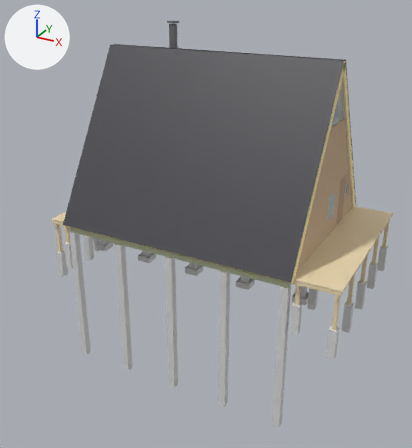
An edit to the glTF model project/a/cabin1/cabin1.glb, drawn before and after from the same camera.
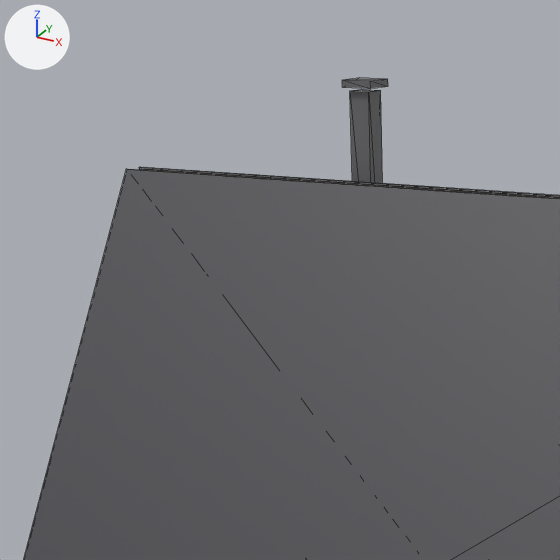
The first picture shows the older version from a 50 mm camera at (11.18, -21.24, 10.89) aimed at (-0.29, -0.38, 0.46). The close-ups show the older and then the newer version on the part from 19% to 54% of the width and 0% to 33% of the height of that picture. Only the edits that show in the close-ups are written down. Every picture has the same lights, and +X, +Y and +Z are marked at upper left. The close-ups show mesh edges as thin lines. Where no turn or scale is listed for an object, it has been applied to the vertices. Vertices at exactly the same position are counted once.

The scene before the commit, as lines of its bpy script (objects in view):
```python
me_chimney_cap = bpy.data.meshes.new('chimney_cap')
me_chimney_cap.from_pydata(...)  # a box spanning x -0.185..0.185, y -0.185..0.185, z -0.04..0.04
me_chimney_cap.materials.append(mat_stove_kit)  # grey #6c6c6f
me_chimney_twinwall = bpy.data.meshes.new('chimney_twinwall')
me_chimney_twinwall.from_pydata(...)  # a box spanning x -0.12..0.12, y -0.12..0.12, z -1.51..1.51
me_chimney_twinwall.materials.append(mat_stove_kit)  # grey #6c6c6f
me_roof_sheet_s = bpy.data.meshes.new('roof_sheet_S')
me_roof_sheet_s.from_pydata(...)  # 8 vertices, 12 faces; spans x -5.28..5.28, y -2.07..2.07, z -3.58..3.58
me_roof_sheet_s.materials.append(mat_steel_trapezoid_black)  # dark grey #45454b
ob_chimney_cap = bpy.data.objects.new('chimney_cap', me_chimney_cap)
ob_chimney_cap.location = (-2.4, 0.55, 9.0)
ob_chimney_twinwall = bpy.data.objects.new('chimney_twinwall', me_chimney_twinwall)
ob_chimney_twinwall.location = (-2.4, 0.55, 7.41)
ob_roof_sheet_s = bpy.data.objects.new('roof_sheet_S', me_roof_sheet_s)
ob_roof_sheet_s.location = (0.0, 2.18, 4.42)
# also in view: 'roof_sheet_N' at (0.0, -2.18, 4.42)
```
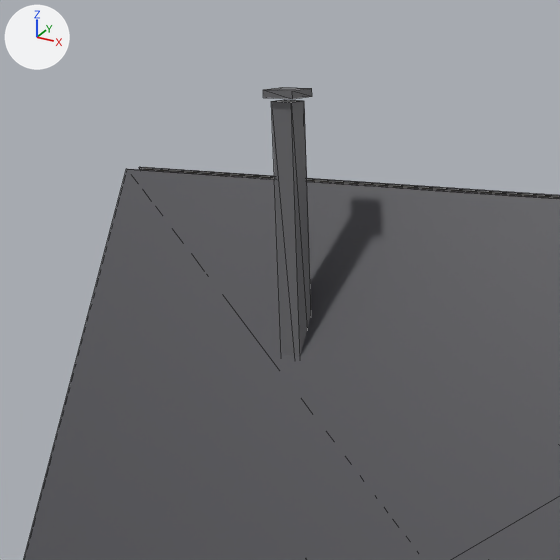
Where the newer file only moved an object's origin or applied its transform, the numbers keep the older frame.

What differs and where, as boxes [x1, y1, x2, y2] in the close-ups (560 x 560 px):
```json
{"object": "chimney_twinwall", "change": "moved, rescaled", "before": [350, 89, 383, 183], "after": [271, 100, 311, 357]}
{"object": "chimney_cap", "change": "moved", "before": [342, 78, 388, 89], "after": [263, 87, 312, 99]}
```

Edits to the scene script, one JSON object a line:
```json
{"block": "me_chimney_twinwall", "where": "# used by ob_chimney_twinwall; location = (-2.4, 0.55, 7.41)"}
{"op": "remove", "block": "me_chimney_twinwall", "code": "me_chimney_twinwall.from_pydata(...)  # 8 vertices, 12 faces; spans x -0.12..0.12, y -0.12..0.12, z -1.51..1.51"}
{"op": "add", "block": "me_chimney_twinwall", "code": "me_chimney_twinwall.from_pydata(...)  # 8 vertices, 12 faces; spans x -0.12..0.12, y -0.12..0.12, z -1.9..1.9"}
{"block": "me_chimney_twinwall", "change": "me_chimney_twinwall part 1: the whole mesh is scaled about its middle by (1, 1, 1.26)"}
{"op": "set", "path": "ob_chimney_twinwall.location", "old": "(-2.4, 0.55, 7.41)", "new": "(-2.4, -1.0, 7.02)"}
{"op": "set", "path": "ob_chimney_cap.location", "old": "(-2.4, 0.55, 9.0)", "new": "(-2.4, -1.0, 9.0)"}
```
